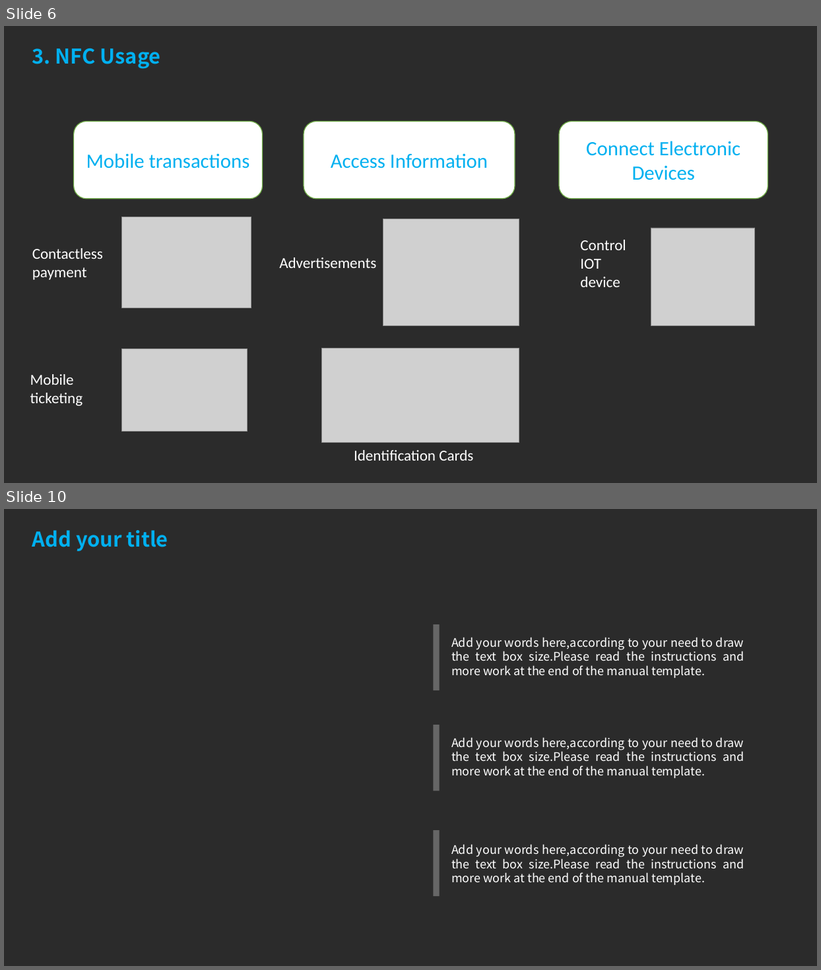
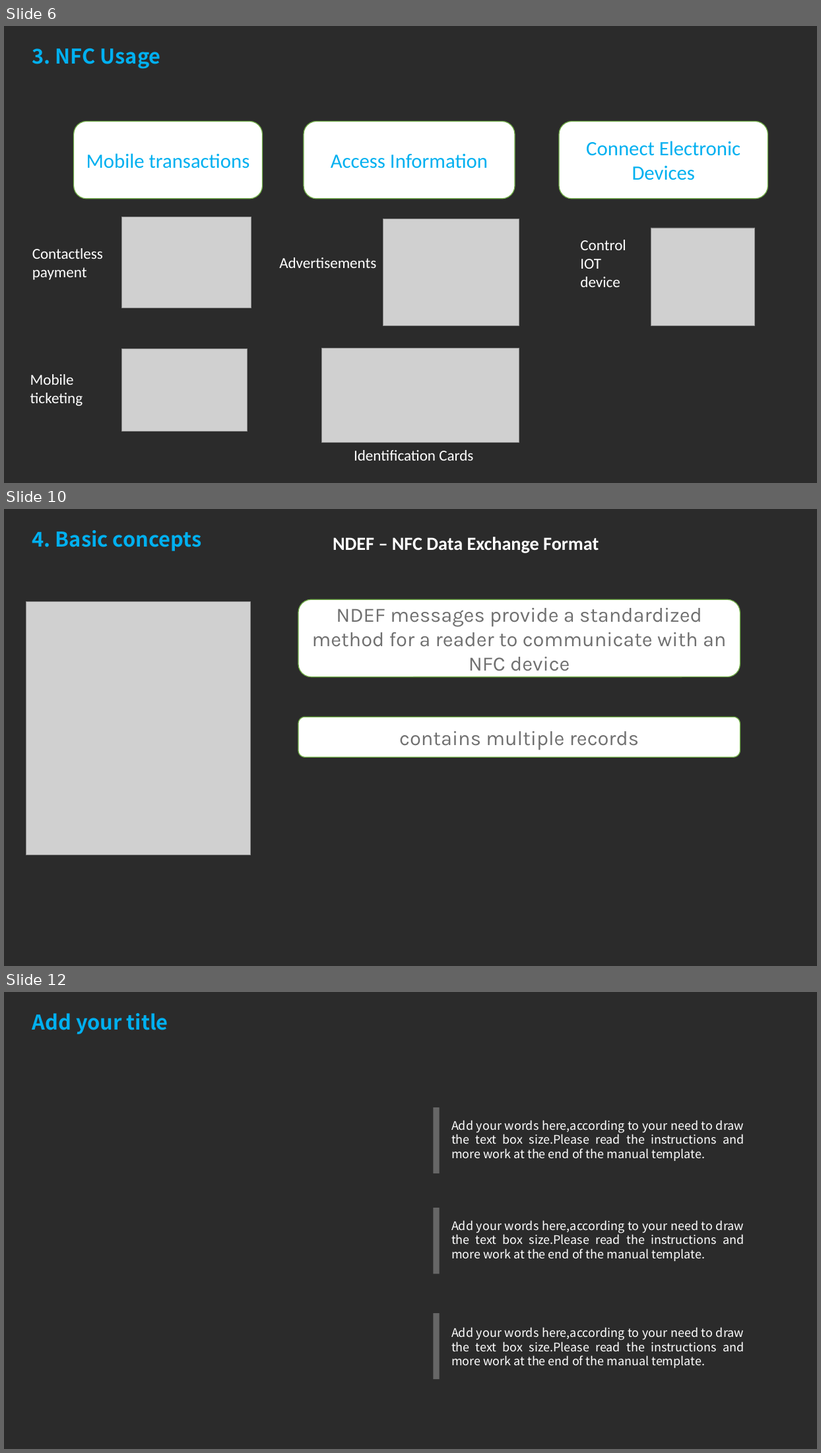
Before and after one commit to Tan2NT/nfc_workshop, a slide deck: NFC Technology workshop.pptx. Shown one above the other, each under a label of ours: slides 6 and 10 before the commit, slides 6, 10 and 12 after it; the slides between them are not shown. The pictures are 821x970 and 821x1453 pixels, drawn with LibreOffice and Linux fonts; fonts in the diff are those of the drawing; grey boxes stand for pictures; background and template pictures are left out; a plain dark background stands for a picture behind light text. Boxes give left, top, right and bottom in pixels: in the first picture for what was removed or moved away, otherwise in the second. Text is boxed around its words. In the diff, an @@ line names an element or a change of style, - is before the commit and + after.

```diff
--- a/NFC Technology workshop.pptx
+++ b/NFC Technology workshop.pptx
@@ slide 10 added at box(4, 509, 817, 966), background picture (left out) @@
@@ text added at box(32, 530, 201, 551), 24 pt, text #00B0F0, bold @@
+4. Basic concepts
@@ text added at box(333, 537, 599, 553), 22 pt, text #FFFFFF, bold @@
+NDEF – NFC Data Exchange Format
@@ picture added at box(26, 601, 250, 855) @@
@@ rounded rectangle added at box(298, 600, 741, 677), fill #FFFFFF, outline #70AD47 1 pt, 24 pt, text #707070 @@
+NDEF messages provide a standardized method for a reader to communicate with an NFC device
@@ rounded rectangle added at box(298, 717, 741, 757), fill #FFFFFF, outline #70AD47 1 pt, 24 pt, text #707070 @@
+contains multiple records
@@ what was slide 10 is now slide 12 @@
```
Also in this commit, not shown: 4 slides changed, 1 other slide added, 1 other file.
